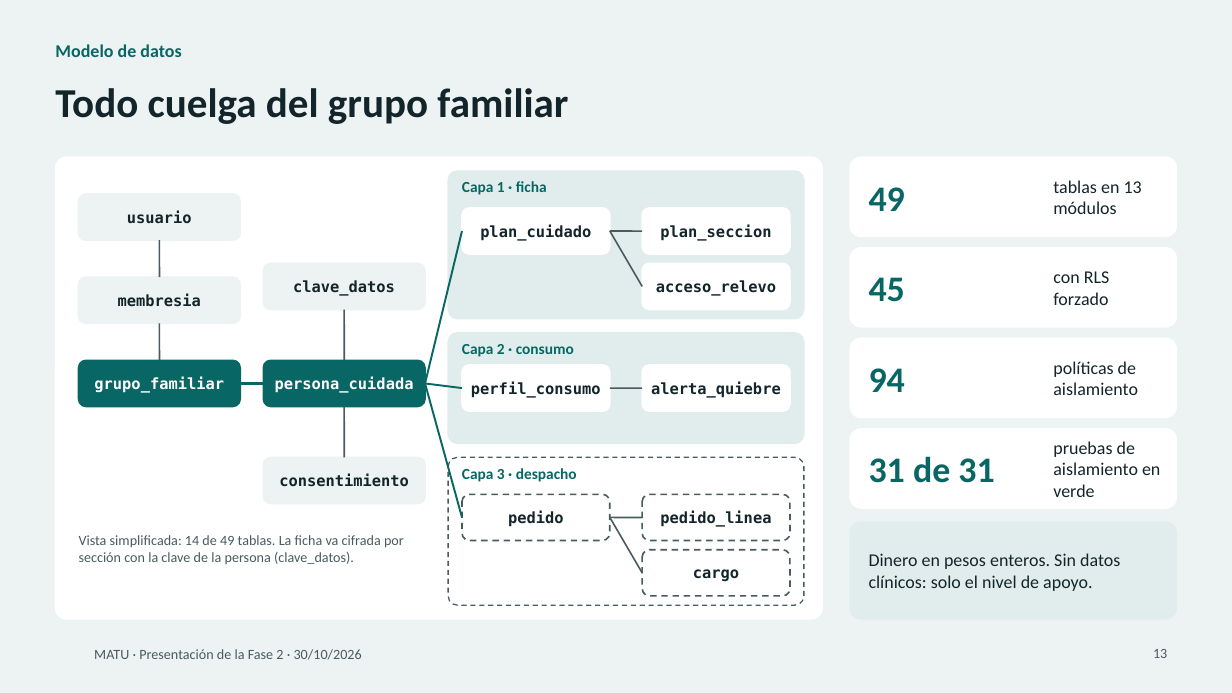
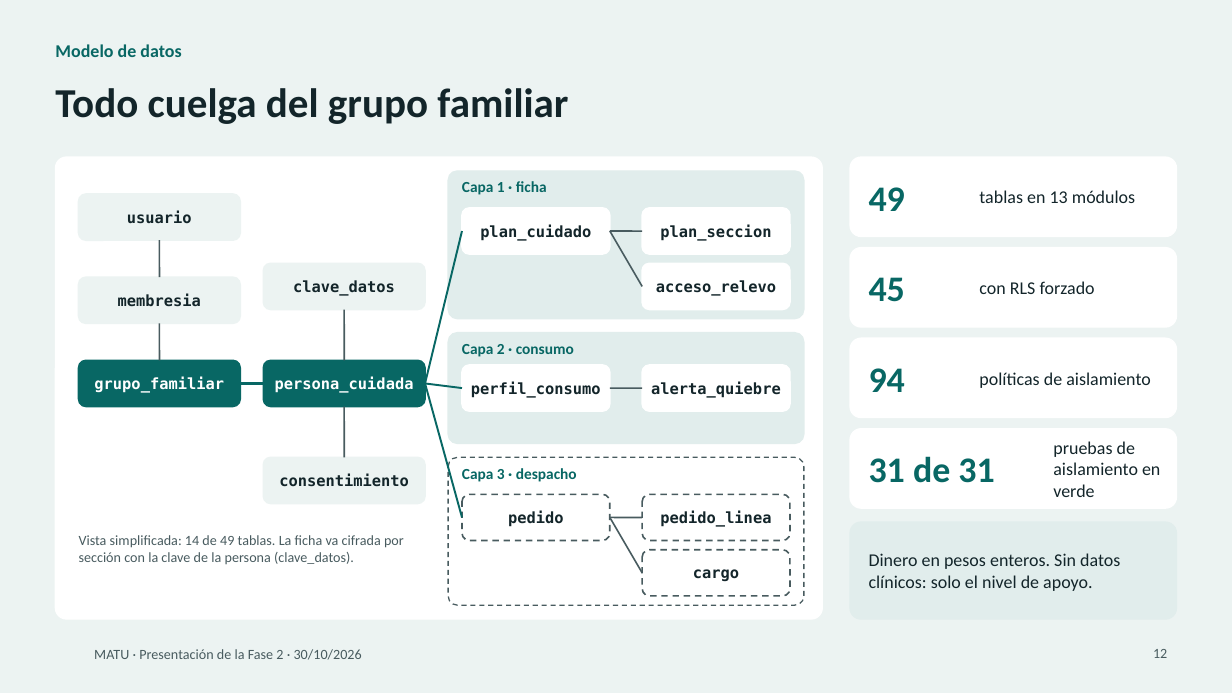
Before and after one commit to MartinHenriquez131/MATU, a slide deck: slide 12 of Fase 2/Evidencias Proyecto/MATU_Presentacion_Fase2.pptx (slide 13 before the commit). Drawn at 1232x693 pixels with LibreOffice and Linux fonts; fonts in the diff are those of the drawing; background and template pictures are left out. Boxes give left, top, right and bottom in pixels: in the first picture for what was removed or moved away, otherwise in the second. Text is boxed around its words. In the diff, an @@ line names an element or a change of style, - is before the commit and + after.

```diff
--- a/Fase 2/Evidencias Proyecto/MATU_Presentacion_Fase2.pptx
+++ b/Fase 2/Evidencias Proyecto/MATU_Presentacion_Fase2.pptx
@@ text "tablas en 13 módulos" rewrapped from (x1=1053, y1=180, x2=1142, y2=214) to (x1=979, y1=190, x2=1135, y2=203) @@
@@ text "con RLS forzado" rewrapped from (x1=1053, y1=271, x2=1110, y2=305) to (x1=979, y1=281, x2=1095, y2=294) @@
@@ text "políticas de aislamiento" rewrapped from (x1=1053, y1=361, x2=1138, y2=395) to (x1=979, y1=372, x2=1151, y2=388) @@
```
Also in this commit, not shown: 2 other slides changed, 1 slide removed, 2 other files.
